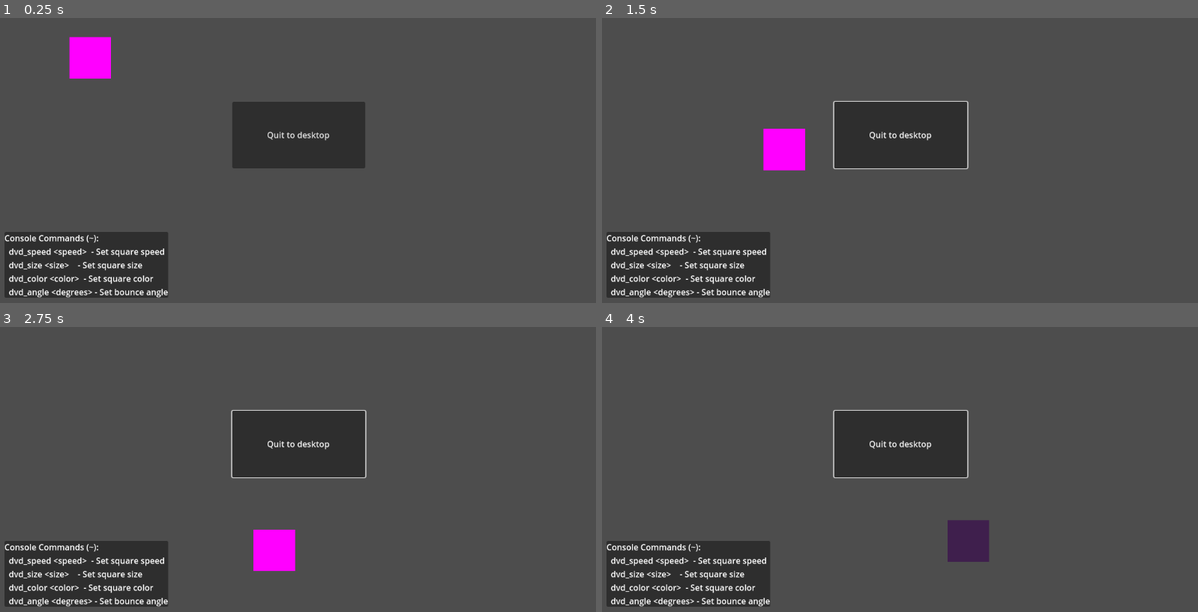
Above: before the commit, frames 1-4 (two rows, left to right).
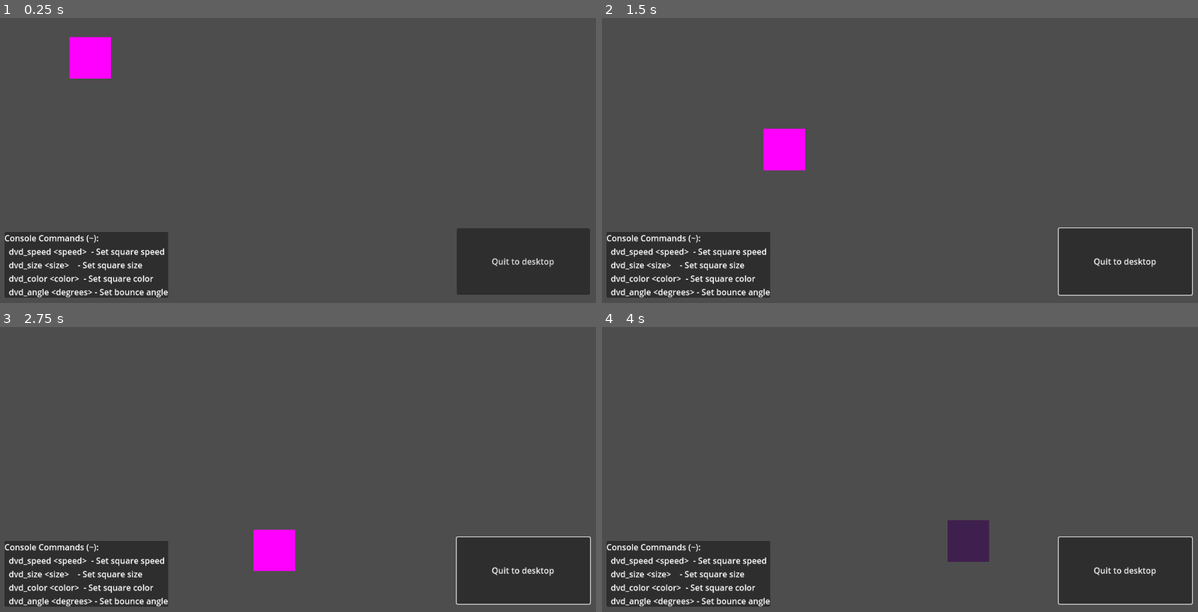
Above: after the commit, the same moments.

Repository: Lost-Rabbit-Digital/rabbit_developer_console_plugin
Game: Godot game, scene res://main.tscn
Two runs of this game, one before a commit and one after it. Both use one fixed random seed, a clock stepped at 60 frames per second and the inputs below.
Inputs (mouse positions are in pixels of both pictures, inside the frame that each line leads up to):
- Up to frame 1 (0.25 s): no input
- Up to frame 2 (1.5 s): tap Enter at 0.5 s; move the mouse to (1031, 117) at 0.52 s; hold Up 0.53-1.28 s; tap Tab at 0.6, 1.35 s; click (1031, 117) at 0.67 s; move the mouse to (780, 151) at 1.27 s; hold Down from 1.28 s (still down)
- Up to frame 3 (2.75 s): move the mouse to (357, 369) at 2.02 s; release Down at 2.03 s; hold Up from 2.03 s (still down); tap Tab at 2.1 s
- Up to frame 4 (4 s): move the mouse to (870, 512) at 2.77 s; tap Tab at 2.85, 3.6 s; click (870, 512) at 2.92 s; move the mouse to (1078, 495) at 3.52 s; release Up at 3.53 s; hold Down from 3.53 s (still down)

The runs differ from the first frame. In frame 1, 10% of the frame differs, in the area x 38-99%, y 29-98%; in frame 2, 11%, in the area x 38-100%, y 29-98%; in frame 3, 11%; in frame 4, 11%.

Commit message:
Updating button

Diff:
--- a/main.tscn
+++ b/main.tscn
@@ -14,17 +14,17 @@
 [node name="QuitButton" type="Button" parent="."]
 custom_minimum_size = Vector2(256, 128)
 layout_mode = 1
-anchors_preset = 8
-anchor_left = 0.5
-anchor_top = 0.5
-anchor_right = 0.5
-anchor_bottom = 0.5
-offset_left = -4.0
-offset_top = -4.0
-offset_right = 4.0
-offset_bottom = 4.0
-grow_horizontal = 2
-grow_vertical = 2
+anchors_preset = 3
+anchor_left = 1.0
+anchor_top = 1.0
+anchor_right = 1.0
+anchor_bottom = 1.0
+offset_left = -272.0
+offset_top = -144.0
+offset_right = -16.0
+offset_bottom = -16.0
+grow_horizontal = 0
+grow_vertical = 0
 text = "Quit to desktop"
 
 [node name="CommandsPanel" type="PanelContainer" parent="."]
